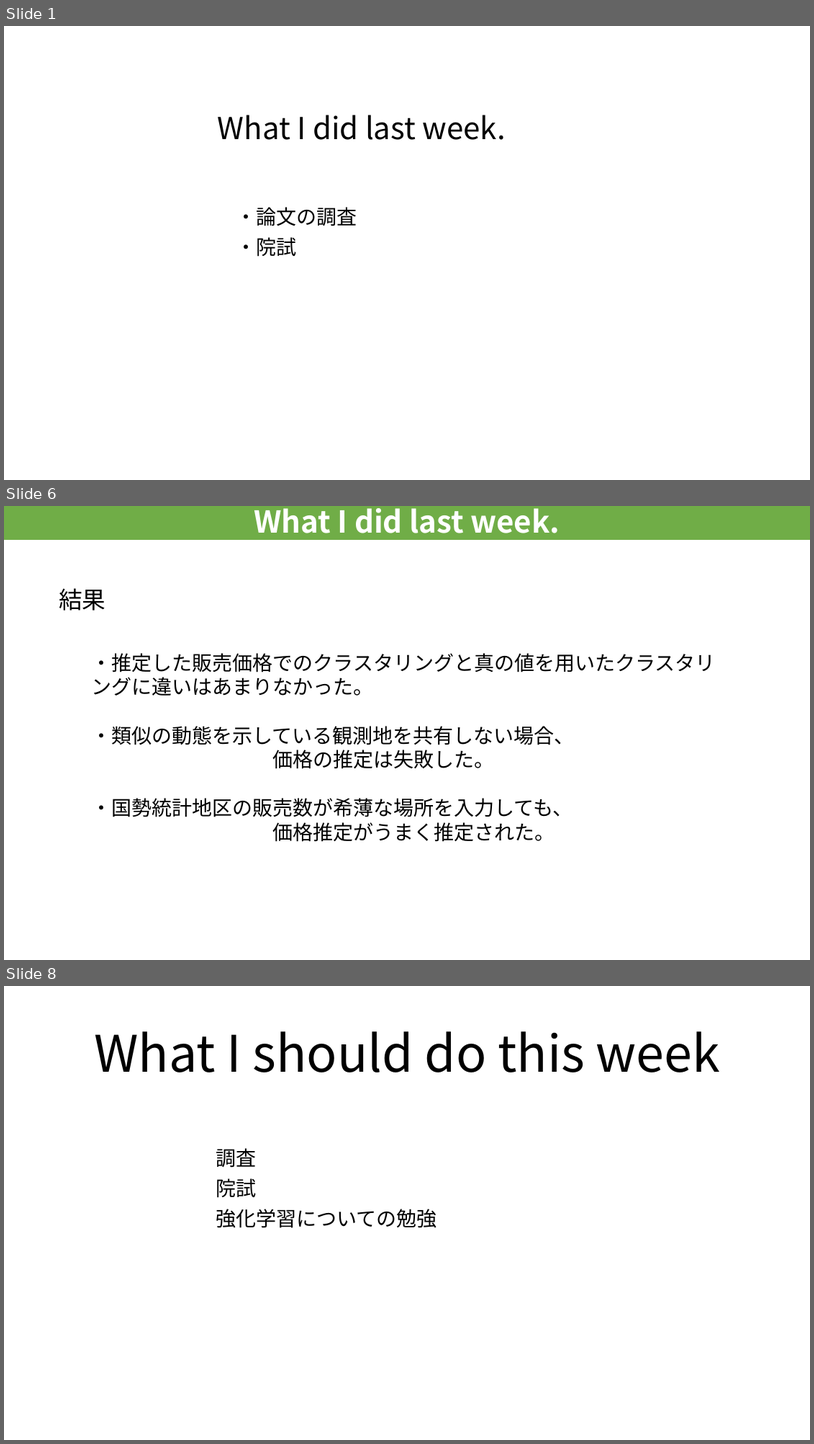
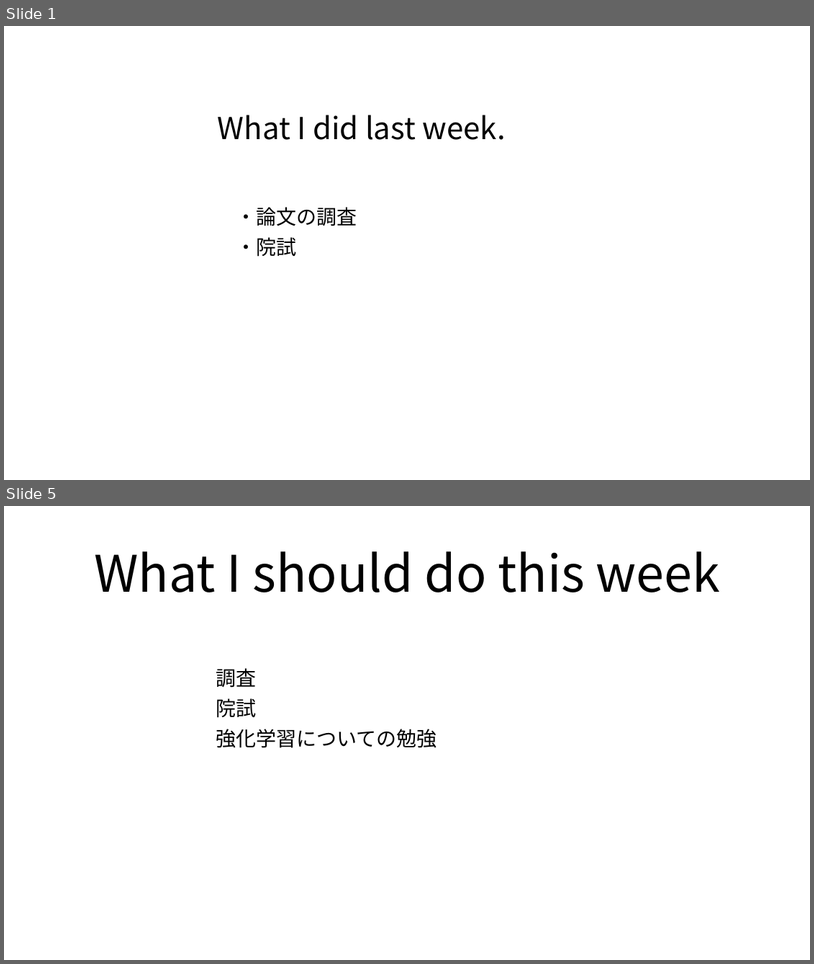
Before and after one commit to RyosukeHattori/Progress_Studies, a slide deck: 進捗/weel3のコピー.pptx. Shown one above the other, each under a label of ours: slides 1, 6 and 8 before the commit, slides 1 and 5 after it; the slides between them are not shown. The pictures are 814x1444 and 814x964 pixels, drawn with LibreOffice and Linux fonts; fonts in the diff are those of the drawing. Boxes give left, top, right and bottom in pixels: in the first picture for what was removed or moved away, otherwise in the second. Text is boxed around its words. In the diff, an @@ line names an element or a change of style, - is before the commit and + after.

```diff
--- a/進捗/weel3のコピー.pptx
+++ b/進捗/weel3のコピー.pptx
@@ slide 6 removed at bbox=[4, 506, 810, 960], background #FFFFFF @@
@@ rectangle removed at bbox=[4, 506, 810, 540] @@
-What I did last week.
@@ title removed at bbox=[59, 588, 106, 610] @@
-結果
@@ text removed at bbox=[92, 653, 716, 842] @@
-・推定した販売価格でのクラスタリングと真の値を用いたクラスタリングに違いはあまりなかった。
-・類似の動態を示している観測地を共有しない場合、
-価格の推定は失敗した。
-・国勢統計地区の販売数が希薄な場所を入力しても、
-価格推定がうまく推定された。
@@ what was slide 8 is now slide 5 @@
```
Also in this commit, not shown: 1 slide changed, 2 slides added, 4 other slides removed, 1 other file.
